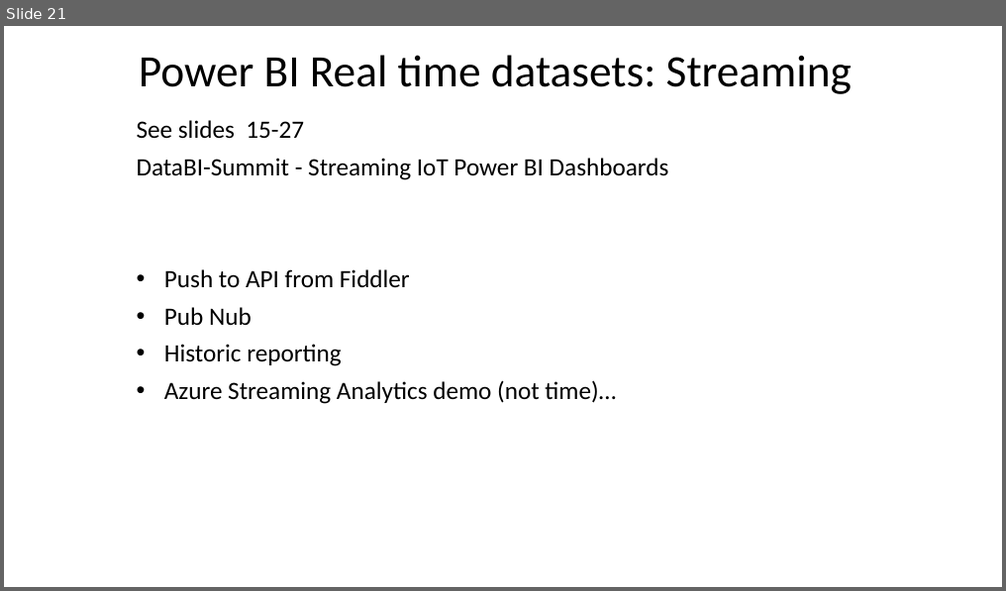
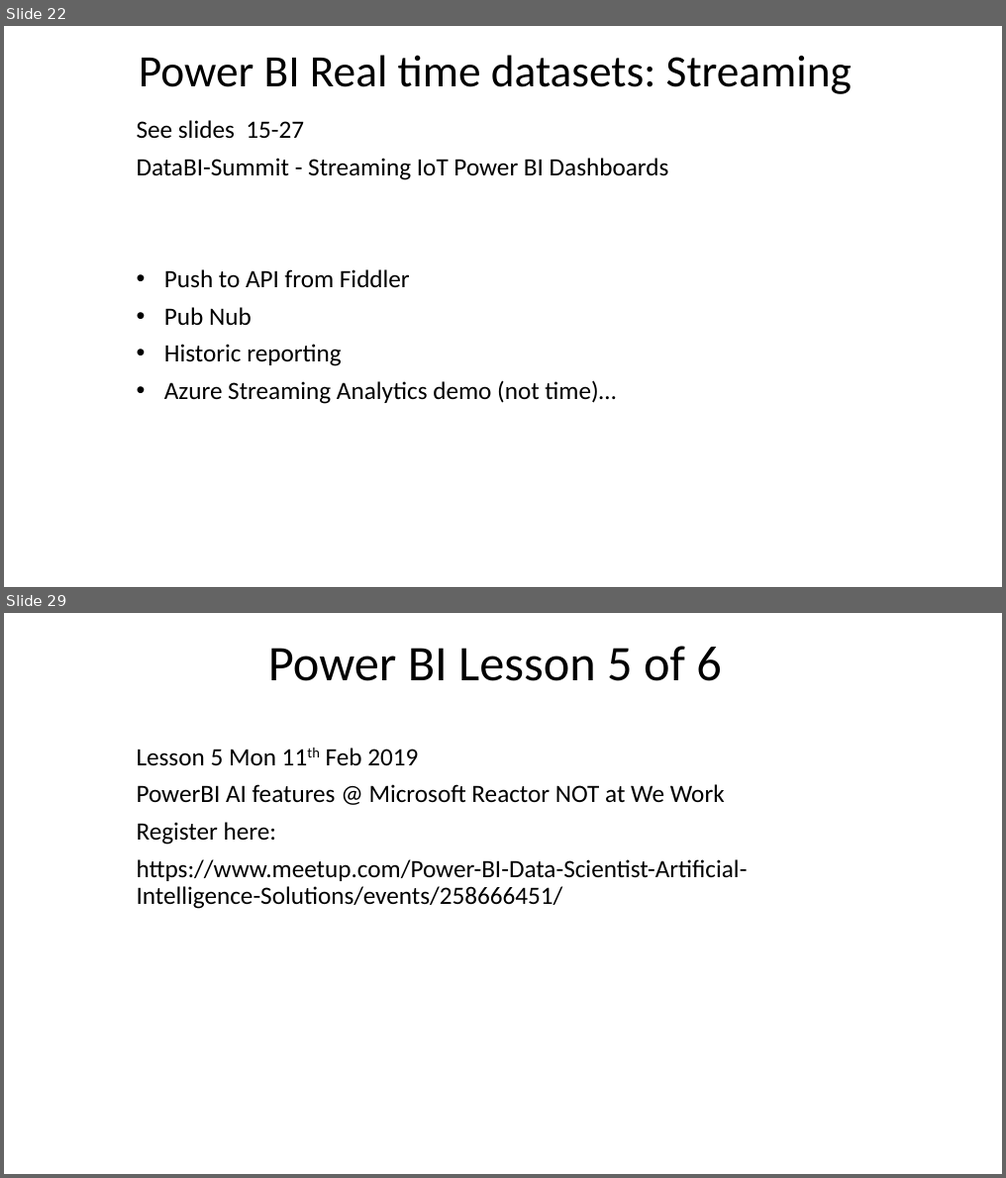
Before and after one commit to wottabyte/PBITraining, a slide deck: PBIID/PowerBI Int Dev slides Q1-2019-shared.pptx. Shown one above the other, each under a label of ours: slide 21 before the commit, slides 22 and 29 after it; the slides between them are not shown. The pictures are 1006x591 and 1006x1178 pixels, drawn with LibreOffice and Linux fonts; fonts in the diff are those of the drawing; background and template pictures are left out. Boxes give left, top, right and bottom in pixels: in the first picture for what was removed or moved away, otherwise in the second. Text is boxed around its words. In the diff, an @@ line names an element or a change of style, - is before the commit and + after.

Commit message:
upto Lesson 4 of 6

```diff
--- a/PBIID/PowerBI Int Dev slides Q1-2019-shared.pptx
+++ b/PBIID/PowerBI Int Dev slides Q1-2019-shared.pptx
@@ slide 29 added at box(4, 613, 1002, 1174), background #FFFFFF @@
@@ title added at box(268, 646, 721, 681), 48 pt, text #000000 @@
+Power BI Lesson 5 of 6
@@ subtitle added at box(137, 748, 747, 909), 24 pt, text #000000 @@
+Lesson 5 Mon 11th Feb 2019
+PowerBI AI features @ Microsoft Reactor NOT at We Work
+Register here:
+https://www.meetup.com/Power-BI-Data-Scientist-Artificial-Intelligence-Solutions/events/258666451/
@@ what was slide 21 is now slide 22 @@
```
Also in this commit, not shown: 11 other slides added.
